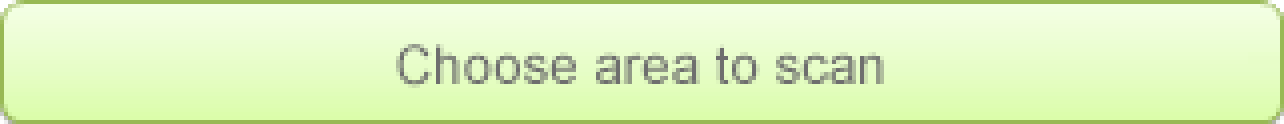
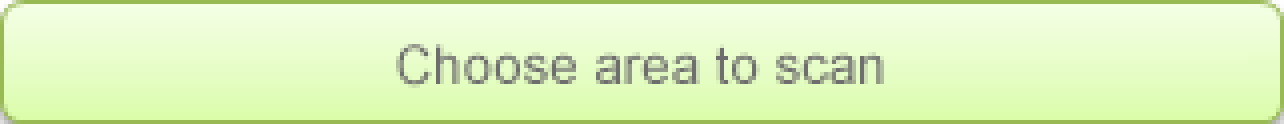
Before/after of a 1284x124 layered artwork. What changed in the layer stack:
painted on "Layer 0" over (0, 0, 1284, 124)
